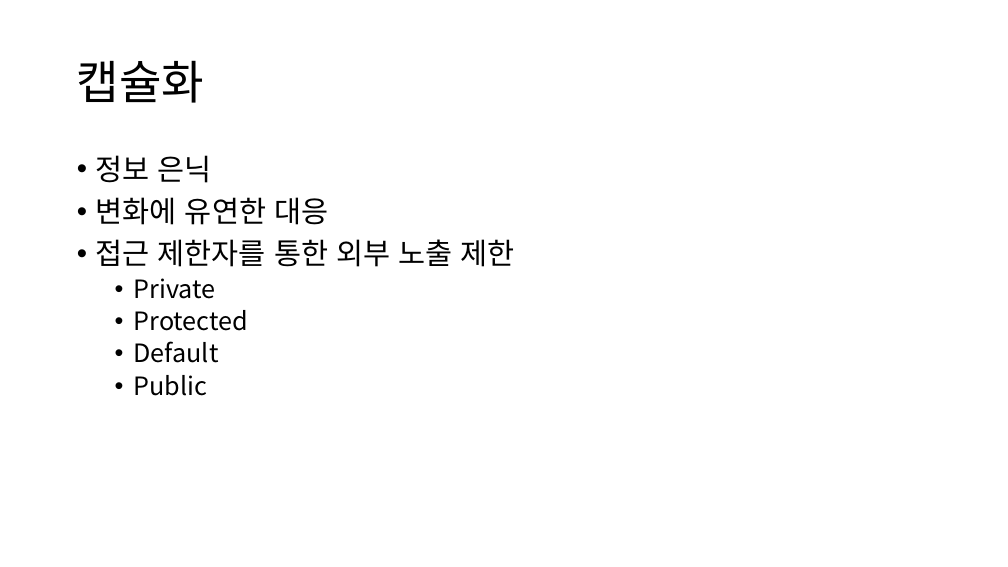
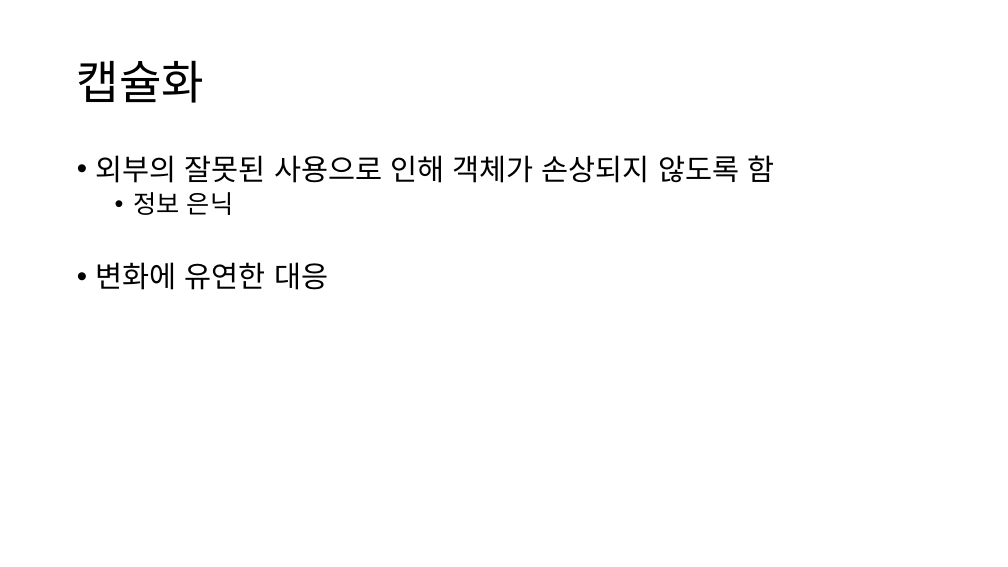
Before and after one commit to YonghoChoi/develop-note, a slide deck: slide 16 of ppt/객체지향 기본.pptx (slide 18 before the commit). Drawn at 1008x567 pixels with LibreOffice and Linux fonts; fonts in the diff are those of the drawing. Boxes give left, top, right and bottom in pixels: in the first picture for what was removed or moved away, otherwise in the second. Text is boxed around its words. In the diff, an @@ line names an element or a change of style, - is before the commit and + after.

Commit message:
자바 객체지향 발표 준비 자료 갱신

```diff
--- a/ppt/객체지향 기본.pptx
+++ b/ppt/객체지향 기본.pptx
@@ text at [96, 155, 774, 183]: paragraph added @@
+• 외부의 잘못된 사용으로 인해 객체가 손상되지 않도록 함
@@ text at [134, 192, 233, 215]: size 28 to 24 pt in "정보 은닉"; list level 1 to 2 in "정보 은닉" @@
@@ text at [96, 239, 515, 396]: paragraphs removed @@
-• 접근 제한자를 통한 외부 노출 제한
-  • Private
-  • Protected
-  • Default
-  • Public
```
Also in this commit, not shown: 13 other slides changed, 27 slides added, 1 other file.
